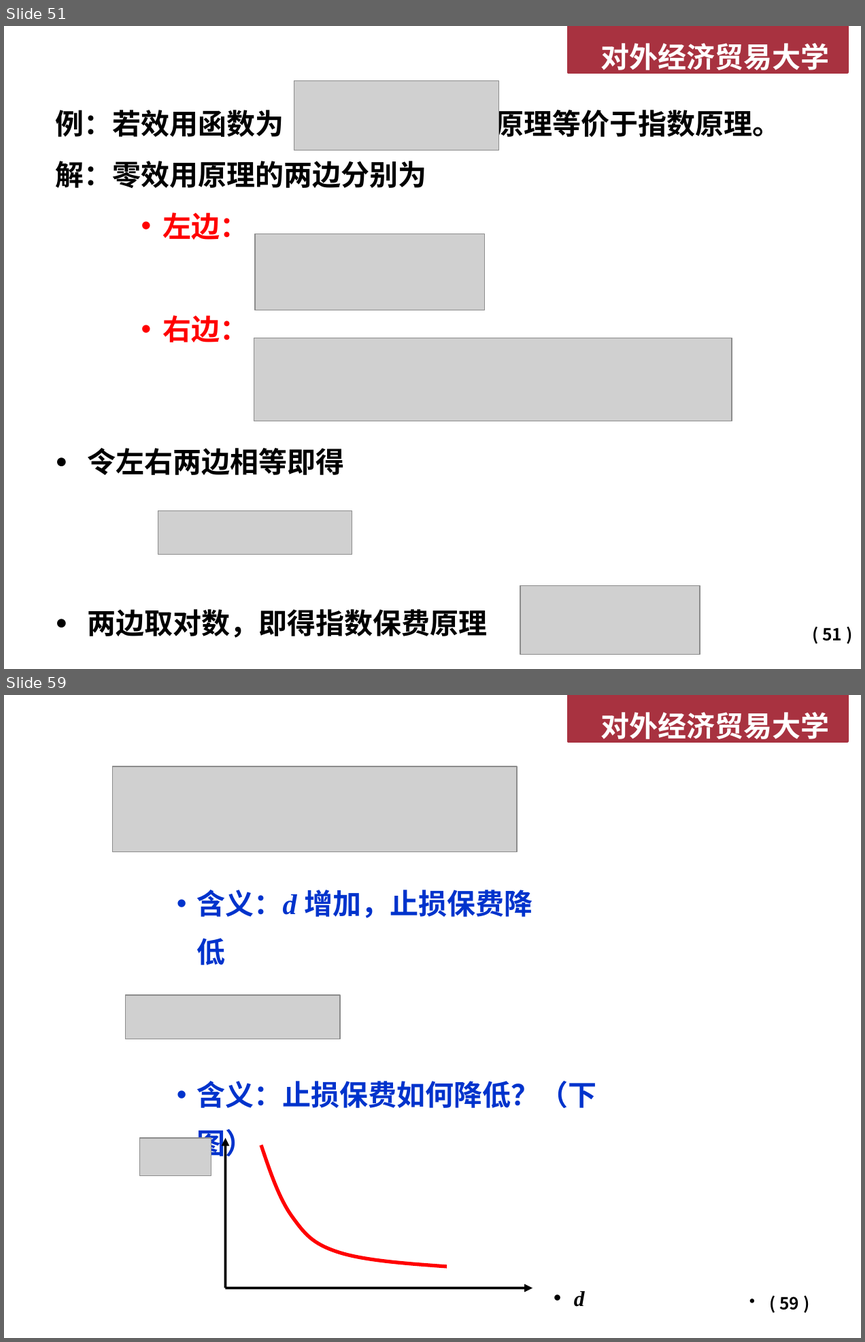
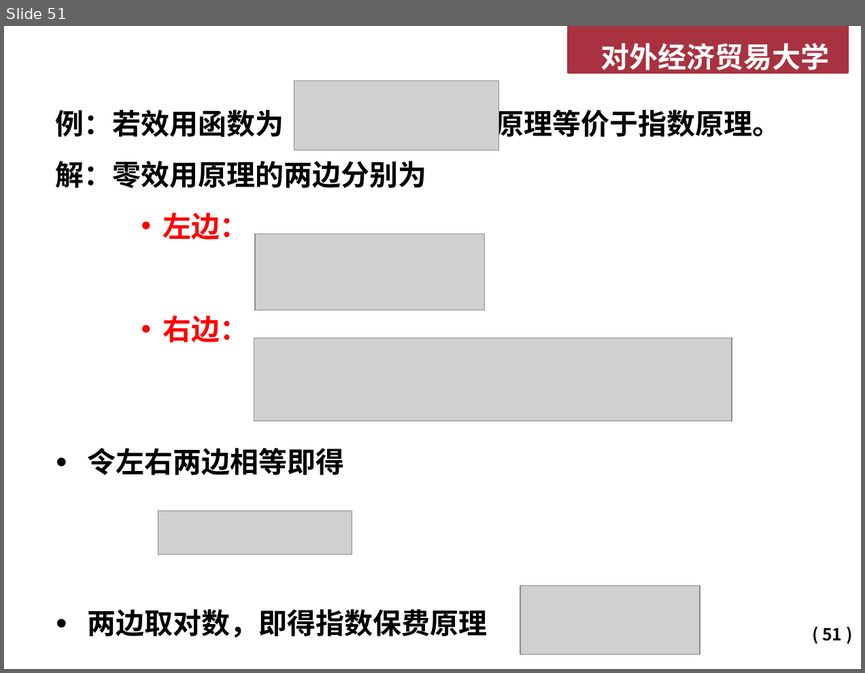
Before and after one commit to Francisor/Non-life-Insurance-Actuarial-Science, a slide deck: Lectures/Week 2 - 风险度量基础.pptx. Shown one above the other, each under a label of ours: slides 51 and 59 before the commit, slide 51 after it; the slides between them are not shown. The pictures are 865x1342 and 865x673 pixels, drawn with LibreOffice and Linux fonts; fonts in the diff are those of the drawing; grey boxes stand for pictures; background and template pictures are left out. Boxes give left, top, right and bottom in pixels: in the first picture for what was removed or moved away, otherwise in the second. Text is boxed around its words. In the diff, an @@ line names an element or a change of style, - is before the commit and + after.

```diff
--- a/Lectures/Week 2 - 风险度量基础.pptx
+++ b/Lectures/Week 2 - 风险度量基础.pptx
@@ slide 59 removed at [4,695,861,1338], background #FFFFFF; not listed: 2 template elements that a slide beside it also shows @@
@@ picture removed at [112,766,516,852] @@
@@ text removed at [197,889,532,918] @@
-• 含义：d 增加，止损保费降低
@@ picture removed at [126,995,340,1038] @@
@@ text removed at [197,1081,597,1108] @@
-• 含义：止损保费如何降低？（下图）
@@ picture removed at [139,1138,211,1176] @@
@@ arrow removed from (225, 1288) to (225, 1138) @@
@@ freeform shape removed at [261,1145,447,1266] @@
@@ arrow removed from (225, 1288) to (532, 1288) @@
@@ text removed at [574,1291,585,1306] @@
-• d
@@ page number removed at [779,1296,799,1310] @@
-( 59 )
```
Also in this commit, not shown: 14 other slides removed, 1 other file.
